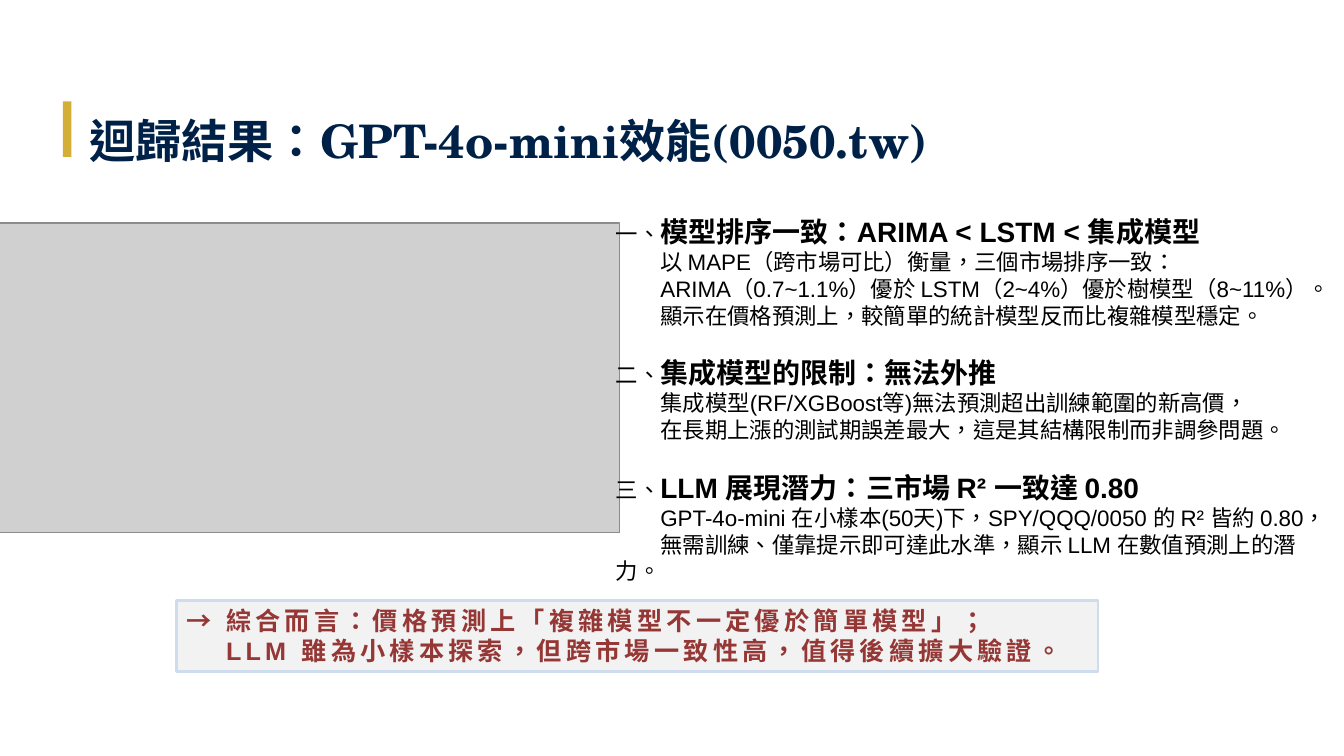
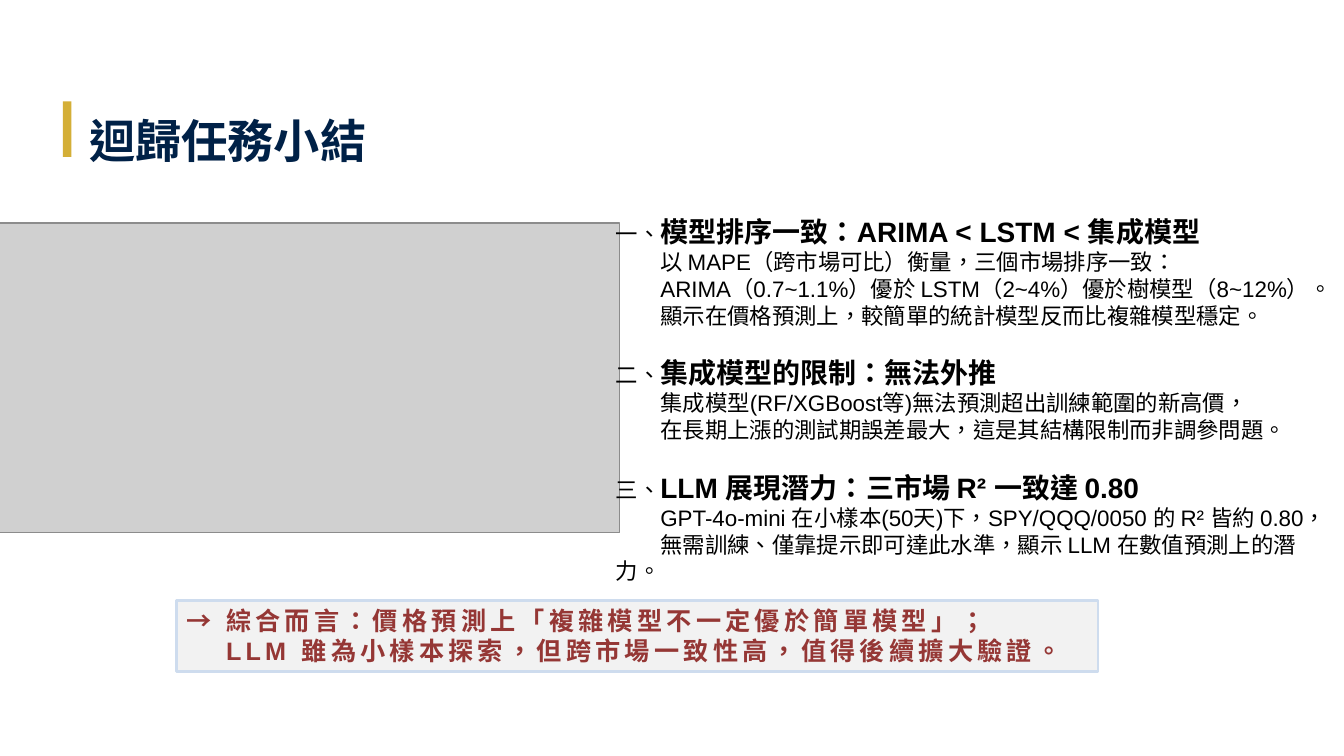
Before and after one commit to Tzu-Lin/ETF-AI-Project, a slide deck: slide 33 of 林子瑜-LLM_ETF_修訂七版_v20260618.pptx. Drawn at 1344x756 pixels with LibreOffice and Linux fonts; fonts in the diff are those of the drawing; grey boxes stand for pictures; background and template pictures are left out. Boxes give left, top, right and bottom in pixels: in the first picture for what was removed or moved away, otherwise in the second. Text is boxed around its words. In the diff, an @@ line names an element or a change of style, - is before the commit and + after.

```diff
--- a/林子瑜-LLM_ETF_修訂七版_v20260618.pptx
+++ b/林子瑜-LLM_ETF_修訂七版_v20260618.pptx
@@ text at (89,118,366,162): text changed @@
-迴歸結果：GPT-4o-mini效能(0050.tw)
+迴歸任務小結
@@ text at (660,280,1332,299): text changed @@
-ARIMA（0.7~1.1%）優於 LSTM（2~4%）優於樹模型（8~11%）。
+ARIMA（0.7~1.1%）優於 LSTM（2~4%）優於樹模型（8~12%）。
```
Also in this commit, not shown: 7 other slides changed, 1 other file.
